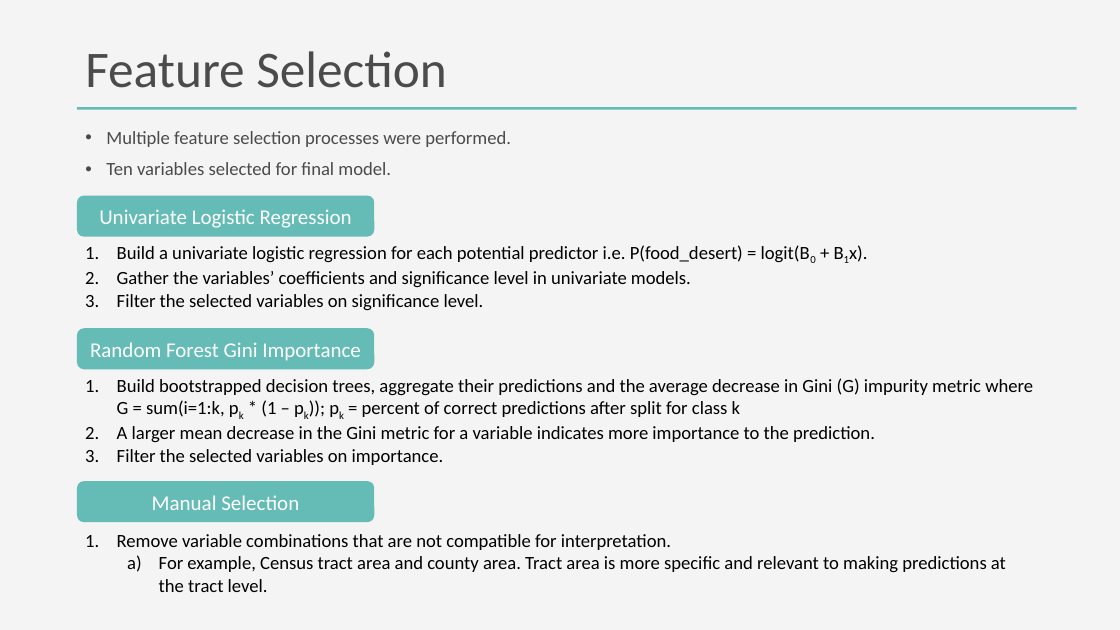
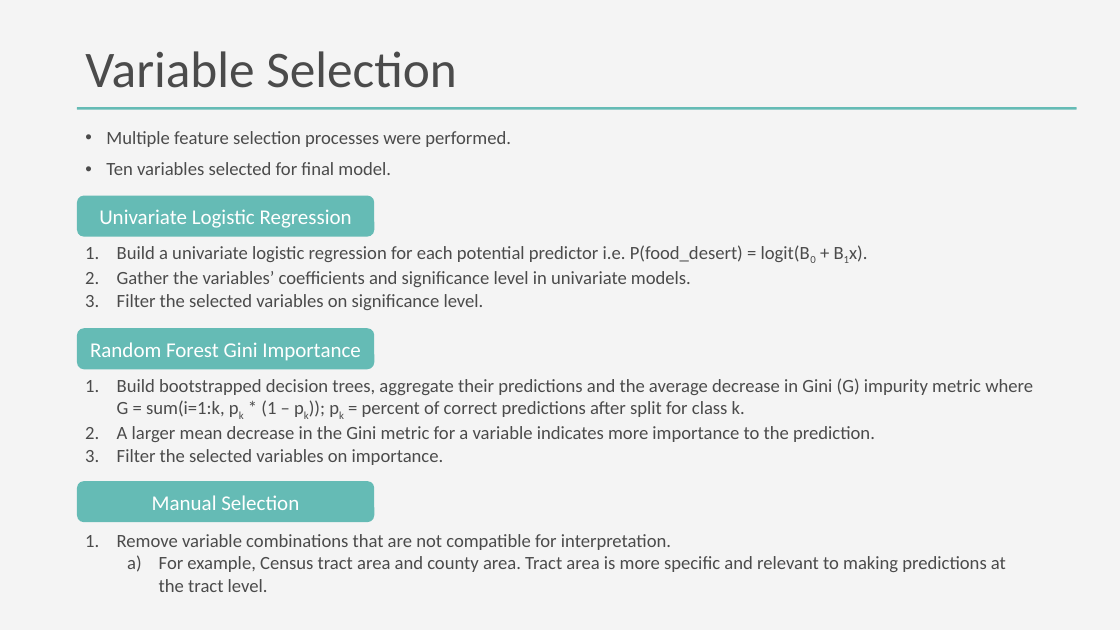
Before and after one commit to DanteHaywood/cfc_ds_screen, a slide deck: slide 12 of doc/2020_11_25_cfc_ds_technical_screen_haywood.pptx. Drawn at 1120x630 pixels with LibreOffice and Linux fonts; fonts in the diff are those of the drawing. Boxes give left, top, right and bottom in pixels: in the first picture for what was removed or moved away, otherwise in the second. Text is boxed around its words. In the diff, an @@ line names an element or a change of style, - is before the commit and + after.

Commit message:
Added variables selected.

```diff
--- a/doc/2020_11_25_cfc_ds_technical_screen_haywood.pptx
+++ b/doc/2020_11_25_cfc_ds_technical_screen_haywood.pptx
@@ title at box(85, 51, 457, 88): text changed @@
-Feature Selection
+Variable Selection
@@ text "Build a univariate logistic regression ..." at box(117, 245, 810, 310): text colour #000000 to #4B4B4B @@
@@ text at box(117, 378, 1033, 417): text changed; text colour #000000 to #4B4B4B @@
-1. Build bootstrapped decision trees, aggregate their predictions and the average decrease in Gini (G) impurity metric where G = sum(i=1:k, pk * (1 – pk)); pk = percent of correct predictions after split for class k
+1. Build bootstrapped decision trees, aggregate their predictions and the average decrease in Gini (G) impurity metric where G = sum(i=1:k, pk * (1 – pk)); pk = percent of correct predictions after split for class k.
@@ text at box(117, 426, 875, 465): text colour #000000 to #4B4B4B in "A larger mean decrease in the Gini ...", "Filter the selected variables on importance." @@
@@ text "Remove variable combinations that are ..." at box(117, 534, 1006, 592): text colour #000000 to #4B4B4B @@
```
Also in this commit, not shown: 5 other slides changed, 1 slide added.
